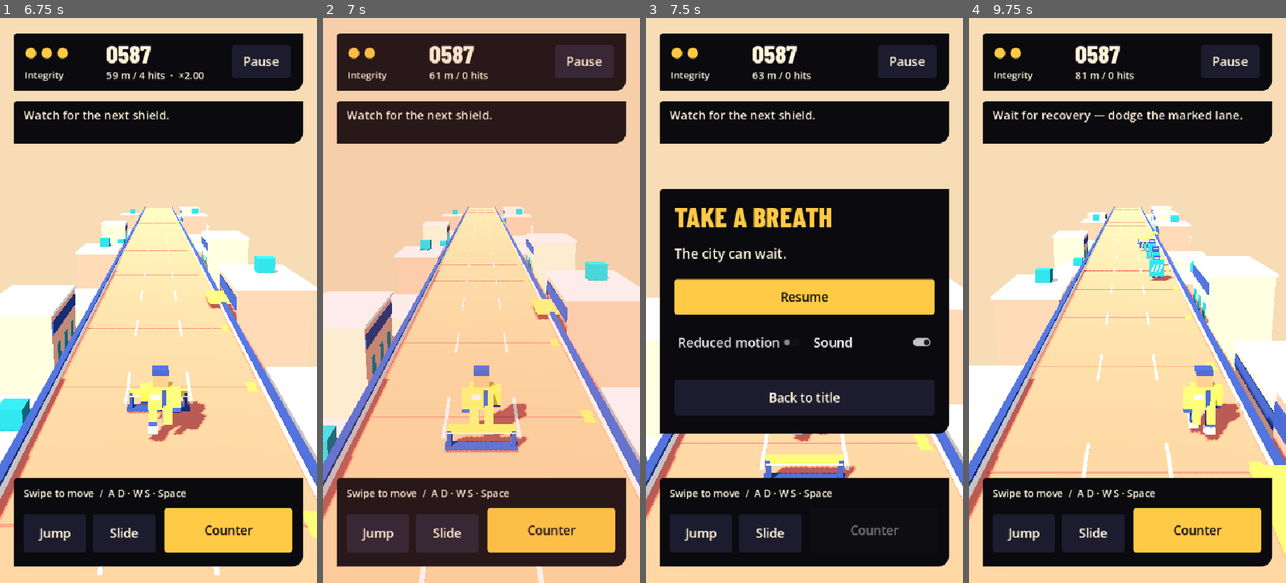
Above: before the commit, frames 1-4 (left to right).
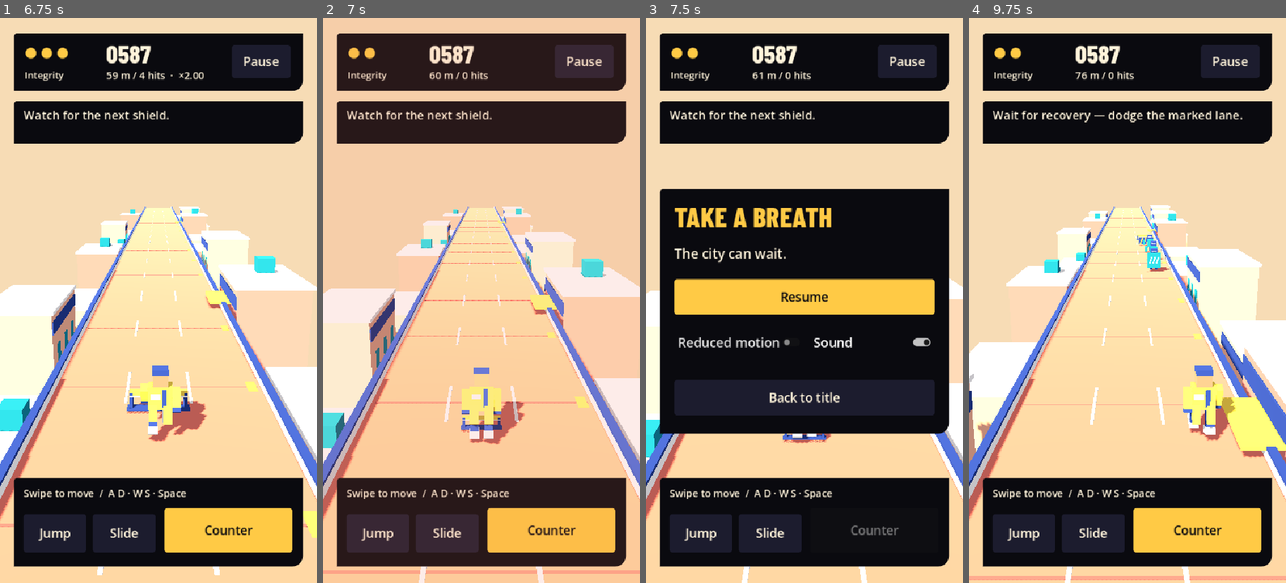
Above: after the commit, the same moments.

Repository: jiracipika/breakrun
Game: Godot game, scene res://scenes/main.tscn
Two runs of this game, one before a commit and one after it. Both use one fixed random seed, a clock stepped at 60 frames per second and the inputs below.
Inputs (mouse positions are in pixels of both pictures, inside the frame that each line leads up to):
- Up to frame 1 (6.75 s): click "Start running" at 0.5 s; click "Jump" at 1.25 s; click "Slide" at 2 s; click "Counter" at 2.75 s; tap Enter at 3.5, 3.6, 5.3, 5.85 s; move the mouse to (228, 272) at 3.52 s; hold D 3.53-4.28 s; click (228, 272) at 3.67 s; tap Space at 3.77, 4.07, 4.52, 4.55, 4.82, 5.1, 6.02, 6.32 s; tap R at 3.8, 4.35, 6.05, 6.6 s; move the mouse to (95, 328) at 4.27 s; hold S 4.28-5.03 s; click (95, 328) at 4.42 s; move the mouse to (190, 176) at 5.02 s; hold D 5.03-5.78 s; click (190, 176) at 5.17 s; move the mouse to (142, 413) at 5.77 s; hold W 5.78-6.53 s; click (142, 413) at 5.92 s; move the mouse to (253, 385) at 6.52 s; hold A from 6.53 s (still down); click (253, 385) at 6.67 s
- Up to frame 2 (7 s): keep holding A; tap Space at 6.77, 6.8 s
- Up to frame 3 (7.5 s): keep holding A; tap Space at 7.07 s; tap Escape at 7.15 s; move the mouse to (709, 215) at 7.27 s; tap Enter at 7.35 s; click (709, 215) at 7.42 s
- Up to frame 4 (9.75 s): tap Space at 7.52, 7.82, 9.6 s; release A at 8 s; click "Resume" at 8 s; move the mouse to (1143, 300) at 8.77 s; hold S 8.78-9.53 s; tap R at 8.85 s; click (1143, 300) at 8.92 s; move the mouse to (1079, 159) at 9.52 s; hold D from 9.53 s (still down); click (1079, 159) at 9.67 s

Frame 1 is identical in both runs. In frame 2, 5.5% of the frame differs, in the area x 0-100%, y 9-99%; in frame 3, 2.5%; in frame 4, 11%, in the area x 0-100%, y 9-100%.

Commit message:
Impact and rhythm slice: contact stagger with knockdown, 0.25s input buffer, seeded wave archetypes, result-screen keyboard shortcuts
- Hits now physically stagger: the whole world (player, enemies, projectiles) slows during a 1s recovery and the struck enemy is knocked down instead of ghosting through; knockdowns award nothing
- Jump/slide pressed while the other is active are buffered 0.25s and fire the moment they become executable; latest input wins; lane presses at the edge are not buffered
- Waves 3+ draw per seed from checkpoint/patrol/fence archetypes (every wave keeps one shield, opens with it, >=6m spacing); first two waves stay the teaching chain
- Enter/Space/R restart from the result screen, Escape returns to title, Space starts from title; runner leans back and drops stride during stagger
- test_impact_slice: 69 assertions; suites updated for multi-lane waves (soak free-lane policy, hurdle tests isolate the contract); verify.py enforces LIVE-STAGGER marker

Diff:
--- a/scripts/core/run_model.gd
+++ b/scripts/core/run_model.gd
@@ -11,6 +11,14 @@
 const SHIELD_RECOVERY_Z: float = 6.0
 const COUNTER_MIN_Z: float = 2.0
 const COUNTER_MAX_Z: float = 6.0
+const STAGGER_TIME: float = 1.0
+const STAGGER_SLOWDOWN: float = 0.8
+const INPUT_BUFFER: float = 0.25
+# Wave archetypes: [kind, z offset]. Checkpoint is the teaching chain wave;
+# patrol and fence vary lanes while keeping one shield and readable spacing.
+const CHECKPOINT_WAVE: Array = [["shield", 0.0], ["dummy", 6.0], ["dummy", 12.0], ["barrier", 18.0], ["hurdle", 24.0]]
+const PATROL_WAVE: Array = [["shield", 0.0], ["dummy", 6.0], ["dummy", 12.0], ["dummy", 18.0]]
+const FENCE_WAVE: Array = [["shield", 0.0], ["barrier", 8.0], ["hurdle", 16.0]]
 
 var state: String = "title"
 var lane: int = 0
@@ -30,6 +38,10 @@
 var run_seed: int = 42
 var last_hit_kind: String = ""
 var best_combo: int = 0
+var _stagger: float = 0.0
+var _buffered_action: String = ""
+var _buffer_time: float = 0.0
+var _waves_spawned: int = 0
 var _rng := RandomNumberGenerator.new()
 var _next_id: int = 0
 var _next_wave_distance: float = WAVE_SPACING
@@ -57,12 +69,16 @@
 	last_counter_lane = 0
 	last_hit_kind = ""
 	best_combo = 0
+	_stagger = 0.0
+	_buffered_action = ""
+	_buffer_time = 0.0
+	_waves_spawned = 0
 	_next_id = 0
 	_next_wave_distance = WAVE_SPACING
 	_invulnerability = 0.0
 	_jump = 0.0
 	_slide = 0.0
-	_spawn_wave(SPAWN_DISTANCE, 0)
+	_spawn_wave(SPAWN_DISTANCE)
 
 func act(action: String) -> void:
 	if state != "running":
@@ -73,10 +89,14 @@
 		"jump":
 			if _jump <= 0.0 and _slide <= 0.0:
 				_jump = 0.5
+			else:
+				_buffer("jump")
 		"slide":
 			if _slide <= 0.0 and _jump <= 0.0:
 				_slide = 0.5
 				sliding = true
+			else:
+				_buffer("slide")
 		"attack": _try_counter()
 
 func toggle_pause() -> void:
@@ -99,6 +119,17 @@
 func speed() -> float:
 	return minf(PLAYER_SPEED + distance * 0.02, MAX_SPEED)
 
+## World speed with the hit-stagger slowdown applied. Player, enemies and
+## projectiles all move at this, so a stumble reads as the whole run lurching.
+func world_speed() -> float:
+	if _stagger <= 0.0:
+		return speed()
+	return speed() * (1.0 - STAGGER_SLOWDOWN * (_stagger / STAGGER_TIME))
+
+## 1.0 right after a hit, easing to 0.0 as the stagger recovers.
+func stagger_ratio() -> float:
+	return clampf(_stagger / STAGGER_TIME, 0.0, 1.0)
+
 ## Style multiplier: 1.0 at combo 0, +0.25 per uninterrupted success, capped at 3.0.
 func style_multiplier() -> float:
 	return 1.0 + 0.25 * mini(combo, 8)
@@ -114,13 +145,31 @@
 	combo += 1
 	best_combo = maxi(best_combo, combo)
 
+func _buffer(action: String) -> void:
+	_buffered_action = action
+	_buffer_time = INPUT_BUFFER
+
+## Fire a buffered jump/slide the moment it becomes executable.
+func _try_buffered_action() -> void:
+	if _buffered_action == "jump" and _jump <= 0.0 and _slide <= 0.0:
+		_buffered_action = ""
+		act("jump")
+	elif _buffered_action == "slide" and _slide <= 0.0 and _jump <= 0.0:
+		_buffered_action = ""
+		act("slide")
+
 func _tick(dt: float) -> void:
 	time += dt
-	var current_speed: float = speed()
+	var current_speed: float = world_speed()
 	distance += current_speed * dt
 	_jump = maxf(0.0, _jump - dt)
 	_slide = maxf(0.0, _slide - dt)
 	_invulnerability = maxf(0.0, _invulnerability - dt)
+	_stagger = maxf(0.0, _stagger - dt)
+	_buffer_time = maxf(0.0, _buffer_time - dt)
+	if _buffer_time == 0.0:
+		_buffered_action = ""
+	_try_buffered_action()
 	height = 1.5 * sin((1.0 - _jump / 0.5) * PI) if _jump > 0.000001 else 0.0
 	sliding = _slide > 0.000001
 	feedback_time = maxf(0.0, feedback_time - dt)
@@ -171,6 +220,8 @@
 				hp -= 1
 				combo = 0
 				last_hit_kind = e.kind
+				_stagger = STAGGER_TIME
+				e.phase = "cleared"
 				_invulnerability = 1.0
 				_message("Hit! Change lane before contact.", 1.5)
 				if hp <= 0:
@@ -180,17 +231,39 @@
 	enemies = enemies.filter(func(e: Dictionary) -> bool:
 		return e.z >= -5.0 and (e.phase != "launched" or e.age < 1.5))
 	if distance >= _next_wave_distance and state == "running":
-		_spawn_wave(SPAWN_DISTANCE - (distance - _next_wave_distance), _rng.randi_range(-1, 1))
+		_spawn_wave(SPAWN_DISTANCE - (distance - _next_wave_distance))
 		_next_wave_distance += WAVE_SPACING
 
-func _spawn_wave(z: float, target_lane: int) -> void:
-	# Wider spacing gives each obstacle its own readable approach window.
-	var kinds: Array[String] = ["shield", "dummy", "dummy", "barrier", "hurdle"]
-	for i in range(kinds.size()):
-		enemies.append({"id": _next_id, "kind": kinds[i], "lane": target_lane,
-			"z": z + 6.0 * i, "phase": "approach", "dodged": false,
-			"age": 0.0, "hits": 0, "rewarded": false, "previous_z": z + 6.0 * i})
+func _spawn_wave(z: float) -> void:
+	# The first two waves teach the checkpoint chain; later waves draw an
+	# archetype from the seed so runs vary while staying readable and fair.
+	var archetype: Array = CHECKPOINT_WAVE
+	var target_lane: int = 0
+	if _waves_spawned >= 1:
+		target_lane = _rng.randi_range(-1, 1)
+	if _waves_spawned >= 2:
+		match _rng.randi_range(0, 2):
+			0:
+				archetype = PATROL_WAVE
+			1:
+				archetype = FENCE_WAVE
+			2:
+				pass
+	var neighbor: int = clampi(target_lane + (1 if target_lane <= 0 else -1), -1, 1)
+	for i in range(archetype.size()):
+		var member: Array = archetype[i]
+		var lane: int = target_lane
+		if archetype == PATROL_WAVE and i == 2:
+			lane = neighbor
+		elif archetype == FENCE_WAVE and i == 1:
+			lane = neighbor
+		elif archetype == FENCE_WAVE and i == 2:
+			lane = 0 if neighbor == 1 else -1
+		enemies.append({"id": _next_id, "kind": member[0], "lane": lane,
+			"z": z + member[1], "phase": "approach", "dodged": false,
+			"age": 0.0, "hits": 0, "rewarded": false, "previous_z": z + member[1]})
 		_next_id += 1
+	_waves_spawned += 1
 
 func _try_counter() -> void:
 	var nearest: Dictionary = {}
--- a/scripts/main.gd
+++ b/scripts/main.gd
@@ -271,10 +271,16 @@
 func _unhandled_input(event: InputEvent) -> void:
 	if event is InputEventKey and event.pressed and not event.echo:
 		var code: int = event.physical_keycode if event.physical_keycode != 0 else event.keycode
-		if code == KEY_ESCAPE:
+		if code == KEY_ESCAPE and model.state != "dead":
 			pause_run()
 			get_viewport().set_input_as_handled()
-		elif code == KEY_ENTER and model.state == "title":
+		elif model.state == "title" and (code == KEY_ENTER or code == KEY_SPACE):
+			start_run()
+			get_viewport().set_input_as_handled()
+		elif model.state == "dead" and code == KEY_ESCAPE:
+			return_to_title()
+			get_viewport().set_input_as_handled()
+		elif model.state == "dead" and (code == KEY_ENTER or code == KEY_SPACE or code == KEY_R):
 			start_run()
 			get_viewport().set_input_as_handled()
 		elif model.state == "running":
@@ -429,7 +435,11 @@
 	runner.position.x = lerpf(runner.position.x, model.lane * 2.5, blend)
 	runner.position.y = model.height
 	runner.scale.y = 0.55 if model.sliding else 1.0
-	var stride: float = sin(model.time * 16.0) * 0.60 if model.state == "running" else 0.0
+	# Stumble feedback: lean back, drop stride, nudge toward the camera.
+	var stagger: float = model.stagger_ratio() if model.state == "running" else 0.0
+	runner.rotation.x = -0.5 * stagger
+	runner.position.z = 0.6 * stagger
+	var stride: float = sin(model.time * 16.0) * 0.60 * (1.0 - 0.7 * stagger) if model.state == "running" else 0.0
 	runner.get_node("LegL").rotation.x = stride
 	runner.get_node("LegR").rotation.x = -stride
 	runner.get_node("ArmL").rotation.x = -stride
--- a/tests/capture_scene.gd
+++ b/tests/capture_scene.gd
@@ -36,7 +36,7 @@
 		capture("title")
 	if frames == 30:
 		game.get_node("Interface/Title/StartButton").pressed.emit()
-	if frames > 30 and frames < 310:
+	if frames > 30 and frames < 316:
 		game._physics_process(1.0 / 60.0)
 	if frames == 80:
 		key(KEY_D)
@@ -54,20 +54,37 @@
 			printerr("FAIL: live rendered chain did not reach expected state")
 			errors += 1
 		print("LIVE: counters=%d chains=%d score=%d hp=%d" % [game.model.counter_count,game.model.chain_count,game.model.score,game.model.hp])
-	if frames == 311:
+	if frames == 308:
+		# Force a stagger: drop a dummy onto the runner's lane at the contact line.
+		game.model.enemies.append({"id": 999, "kind": "dummy", "lane": game.model.lane,
+			"z": 0.5, "phase": "approach", "dodged": false, "age": 0.0,
+			"hits": 0, "rewarded": false, "previous_z": 0.5})
+	if frames == 312:
+		var crashed = null
+		for e in game.model.enemies:
+			if e.id == 999:
+				crashed = e
+		if crashed == null or game.model.hp != 2 or game.model.stagger_ratio() <= 0.0 or crashed.phase != "cleared":
+			printerr("FAIL: contact did not stagger and clear the enemy")
+			errors += 1
+		print("LIVE-STAGGER: hp=%d cleared=%d staggered=%d" % [game.model.hp,
+			1 if (crashed != null and crashed.phase == "cleared") else 0,
+			1 if game.model.stagger_ratio() > 0.0 else 0])
+		capture("stagger")
+	if frames == 315:
 		key(KEY_ESCAPE)
-	if frames == 320:
+	if frames == 318:
 		capture("paused")
 		if game.model.state != "paused":
 			errors += 1
 		key(KEY_ESCAPE)
-	if frames == 322:
+	if frames == 320:
 		# End the run deterministically to capture the new result screen.
 		game.model.hp = 1
 		game.model.last_hit_kind = "shield"
 		game.model.state = "dead"
 		game._sync_ui()
-	if frames == 330:
+	if frames == 328:
 		capture("result")
 		quit(1 if errors else 0)
 	return false
--- a/tests/test_core_regressions.gd
+++ b/tests/test_core_regressions.gd
@@ -69,12 +69,27 @@
 	check(is_equal_approx(fine.enemies[0].z, coarse.enemies[0].z), "projectile trajectory does not depend on frame partition")
 	model = Model.new()
 	model.start(42)
+	# Padded integrity: the soak measures population bounds and traversal over
+	# time, not survival skill against multi-lane wave archetypes.
+	model.hp = 99
 	var max_enemies: int = 0
 	for i in range(36000):
-		# Move to a safe lane using public controls, so death cannot fake a soak.
+		# Dodge into a lane with no approaching enemy, so death cannot fake a soak.
+		var occupied := {}
 		for e in model.enemies:
-			if e.z < 13 and e.z > 0 and e.lane == model.lane:
-				model.act("left" if model.lane >= 0 else "right")
+			if e.z < 14.0 and e.z > 0.0 and e.phase != "cleared":
+				occupied[int(e.lane)] = true
+		if occupied.has(model.lane):
+			var candidate: int = model.lane
+			for offset in [1, -1, 2, -2]:
+				var option: int = clampi(model.lane + offset, -1, 1)
+				if not occupied.has(option):
+					candidate = option
+					break
+			if candidate > model.lane:
+				model.act("right")
+			elif candidate < model.lane:
+				model.act("left")
 		model.step(1.0 / 60.0)
 		max_enemies = maxi(max_enemies, model.enemies.size())
 	check(model.state == "running", "ten-minute soak genuinely stays alive")
--- a/tests/test_core_updates.gd
+++ b/tests/test_core_updates.gd
@@ -57,9 +57,14 @@
 	if barrier != null and hurdle != null:
 		check(hurdle.z > barrier.z, "hurdle arrives after the barrier")
 	check(h.score == 0, "no score before play")
-	# Clean pass: stay in lane, jump the hurdle line.
+	# Clean pass: stay in lane, jump the hurdle line. Earlier wave members are
+	# cleared harness-side: face-tanking a whole wave is now lethal by design,
+	# and this test isolates the hurdle contract.
 	var j = Model.new()
 	j.start(42)
+	for e in j.enemies:
+		if e.kind != "hurdle":
+			e.phase = "cleared"
 	advance(j, 4.9)
 	var hj = null
 	for e in j.enemies:
@@ -81,8 +86,11 @@
 	# Different-lane pass scores nothing.
 	var s = Model.new()
 	s.start(42)
+	for e in s.enemies:
+		if e.kind != "hurdle":
+			e.phase = "cleared"
+	s.act("right")
 	advance(s, 4.9)
-	s.act("right")
 	var hs = null
 	for e in s.enemies:
 		if e.kind == "hurdle": hs = e
--- /dev/null
+++ b/tests/test_impact_slice.gd
@@ -0,0 +1,145 @@
+extends SceneTree
+## Impact slice: contact stagger, buffered inputs, and wave archetypes.
+var checks: int = 0
+var failures: int = 0
+
+func check(value: bool, message: String) -> void:
+	checks += 1
+	if not value:
+		failures += 1
+		printerr("FAIL: " + message)
+
+func advance(model: RefCounted, duration: float, dt: float = 1.0 / 120.0) -> void:
+	for i in range(roundi(duration / dt)):
+		model.step(dt)
+
+## Drop the first matching enemy onto the contact line in the runner's lane.
+func force_contact(model: RefCounted, kind: String) -> void:
+	for e in model.enemies:
+		if e.kind == kind:
+			e.z = 0.5
+			return
+
+## Group spawned enemies per spawn tick (one group = one wave), ordered by z.
+func wave_groups(Model, seed_value: int, min_groups: int) -> Array:
+	var m = Model.new()
+	m.start(seed_value)
+	m.hp = 999
+	var groups: Array = []
+	var known := {}
+	var steps: int = 0
+	while groups.size() < min_groups and steps < 400000:
+		steps += 1
+		var before: float = m.distance
+		m.step(1.0 / 120.0)
+		if m.distance == before:
+			break
+		var fresh: Array = []
+		for e in m.enemies:
+			if not known.has(e.id):
+				known[e.id] = true
+				fresh.append({"kind": e.kind, "lane": int(e.lane), "z": float(e.z)})
+		if not fresh.is_empty():
+			fresh.sort_custom(func(a, b): return a.z < b.z)
+			groups.append(fresh)
+	return groups
+
+func groups_key(groups: Array) -> String:
+	var key := ""
+	for g in groups:
+		for member in g:
+			key += "%s:%d:%.2f|" % [member.kind, member.lane, member.z]
+	return key
+
+func _init() -> void:
+	var Model = load("res://scripts/core/run_model.gd")
+
+	# Task 1 — stagger: a hit slows the run and knocks the offender down.
+	var m = Model.new()
+	m.start(42)
+	m.combo = 3
+	force_contact(m, "shield")
+	m.step(1.0 / 120.0)
+	check(m.hp == 2, "contact costs one pip")
+	check(m.stagger_ratio() > 0.9, "contact staggers immediately")
+	check(m.world_speed() < m.speed(), "stagger slows the world below the base ramp")
+	check(m.style_multiplier() == 1.0, "stagger follows the combo reset")
+	var crashed = null
+	for e in m.enemies:
+		if e.phase == "cleared" and absf(e.z) < 1.5:
+			crashed = e
+	check(crashed != null, "the struck enemy is knocked down, not left standing")
+	check(m.score == 0, "being hit awards nothing")
+	advance(m, 1.2)
+	check(is_equal_approx(m.world_speed(), m.speed()), "stagger recovers fully")
+	# A staggered run loses ground against an unharmed twin.
+	var hurt = Model.new()
+	hurt.start(42)
+	force_contact(hurt, "shield")
+	var clean = Model.new()
+	clean.start(42)
+	advance(hurt, 2.0)
+	advance(clean, 2.0)
+	check(hurt.distance < clean.distance, "a staggered run loses ground")
+	check(hurt.hp == 2, "staged contact cost exactly one pip")
+
+	# Task 2 — input buffer.
+	var buf = Model.new()
+	buf.start(42)
+	buf.act("slide")
+	advance(buf, 0.3)
+	buf.act("jump")
+	check(buf.height == 0.0, "jump during a slide does not fire immediately")
+	advance(buf, 0.3)
+	check(buf.height > 0.0, "buffered jump fires when the slide ends")
+	var exp = Model.new()
+	exp.start(42)
+	exp.act("slide")
+	exp.act("jump")
+	advance(exp, 0.9)
+	check(exp.height == 0.0, "expired buffer does not fire")
+	var last = Model.new()
+	last.start(42)
+	last.act("slide")
+	advance(last, 0.3)
+	last.act("slide")
+	last.act("jump")
+	advance(last, 0.3)
+	check(last.height > 0.0, "latest buffered input wins")
+	var lane = Model.new()
+	lane.start(42)
+	lane.act("right")
+	lane.act("right")
+	check(lane.lane == 1, "edge lane presses are not buffered")
+
+	# Task 3 — wave archetypes: teaching waves, then seeded variety.
+	var groups := wave_groups(Model, 42, 8)
+	check(groups.size() == 8, "eight waves readable")
+	check(groups[0].size() == 5 and groups[0][0].kind == "shield" and groups[0][4].kind == "hurdle",
+		"first wave is the teaching checkpoint")
+	check(groups[1].size() == 5 and groups[1][0].kind == "shield", "second wave keeps the teaching shape")
+	var valid_sizes := {5: true, 4: true, 3: true}
+	for gi in range(groups.size()):
+		var g: Array = groups[gi]
+		check(valid_sizes.has(g.size()), "wave %d matches a known archetype size" % gi)
+		check(g[0].kind == "shield", "wave %d opens with the shield" % gi)
+		var shields: int = 0
+		for member in g:
+			if member.kind == "shield":
+				shields += 1
+		check(shields == 1, "wave %d has exactly one shield" % gi)
+		for mi in range(1, g.size()):
+			check(g[mi].z - g[mi - 1].z >= 5.9, "wave %d keeps readable spacing" % gi)
+	# Variety appears, and seeds stay replayable.
+	var sizes_seen := {}
+	for seed_value in [42, 7, 99]:
+		for g in wave_groups(Model, seed_value, 12):
+			sizes_seen[g.size()] = true
+	check(sizes_seen.size() >= 2, "wave archetypes vary across runs")
+	check(groups_key(wave_groups(Model, 42, 6)) == groups_key(wave_groups(Model, 42, 6)),
+		"same seed reproduces the same wave sequence")
+	check(groups_key(wave_groups(Model, 42, 6)) != groups_key(wave_groups(Model, 7, 6)),
+		"different seeds produce different wave sequences")
+
+	print("IMPACT SLICE: %d/%d checks passed" % [checks - failures, checks])
+	quit(1 if failures else 0)
--- a/tests/test_input_scene.gd
+++ b/tests/test_input_scene.gd
@@ -102,6 +102,17 @@
 	game.return_to_title()
 	start_button.pressed.emit()
 	check(game.model.state == "running", "actual Start button signal is connected")
+	game.model.hp = 1
+	game.model.last_hit_kind = "shield"
+	game.model.state = "dead"
+	game._sync_ui()
+	check(game.result_overlay.visible, "death shows the result overlay")
+	key(KEY_ENTER)
+	check(game.model.state == "running", "Enter restarts from the result screen")
+	game.model.state = "dead"
+	game._sync_ui()
+	key(KEY_ESCAPE)
+	check(game.model.state == "title", "Escape returns to title from the result screen")
 	print("INPUT: %d/%d checks passed" % [checks - failures, checks])
 	game.free()
 	quit(1 if failures else 0)
--- a/tests/test_style_slice.gd
+++ b/tests/test_style_slice.gd
@@ -20,13 +20,15 @@
 		steps += 1
 		model.step(1.0 / 120.0)
 
-## Lane of each spawned wave's shield, read from deterministic enemy ids.
+## Lane of each spawned wave's shield, recorded per spawn batch (archetype
+## waves hold 3-5 members, so shield ids are no longer fixed strides).
 ## The probe runner takes hits, so it runs with padded integrity to stay alive.
 func wave_lanes(Model, seed_value: int, waves: int) -> Array:
 	var m = Model.new()
 	m.start(seed_value)
 	m.hp = 999
 	var lanes: Array = []
+	var known := {}
 	var steps: int = 0
 	while lanes.size() < waves and steps < 400000:
 		steps += 1
@@ -35,8 +37,10 @@
 		if m.distance == before:
 			break
 		for e in m.enemies:
-			if e.kind == "shield" and e.id == lanes.size() * 5:
-				lanes.append(int(e.lane))
+			if not known.has(e.id):
+				known[e.id] = true
+				if e.kind == "shield":
+					lanes.append(int(e.lane))
 	return lanes
 
 func _init() -> void:
Not shown, added: tests/test_impact_slice.gd.uid
Not shown, added: docs/plans/004-impact-and-rhythm.md
Not shown, changed: web/index.pck
